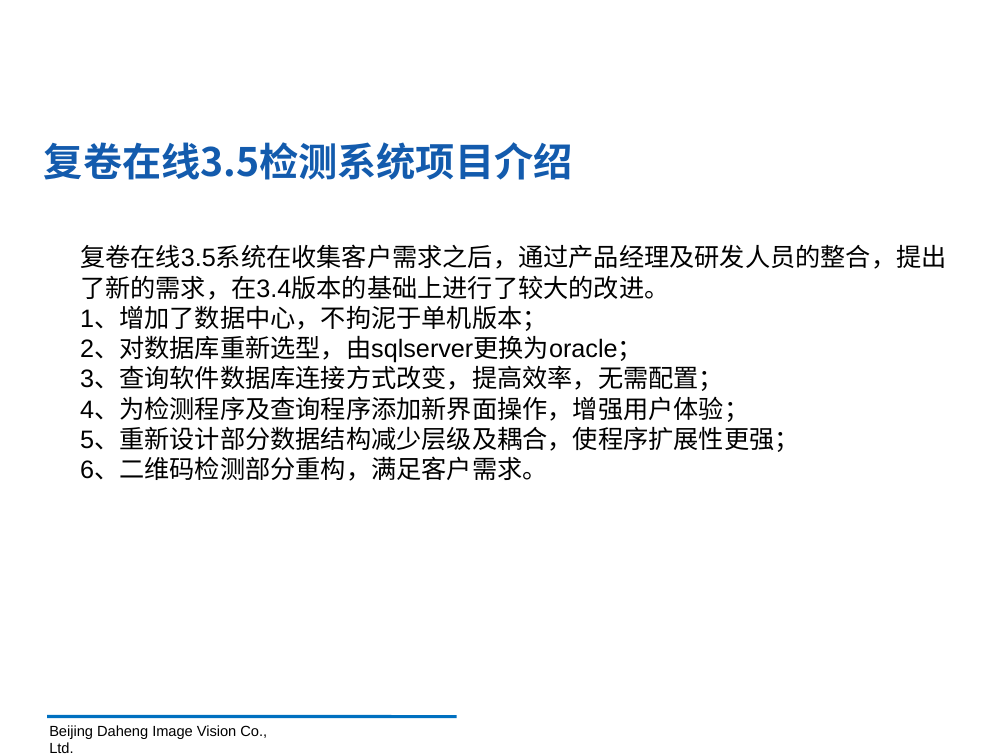
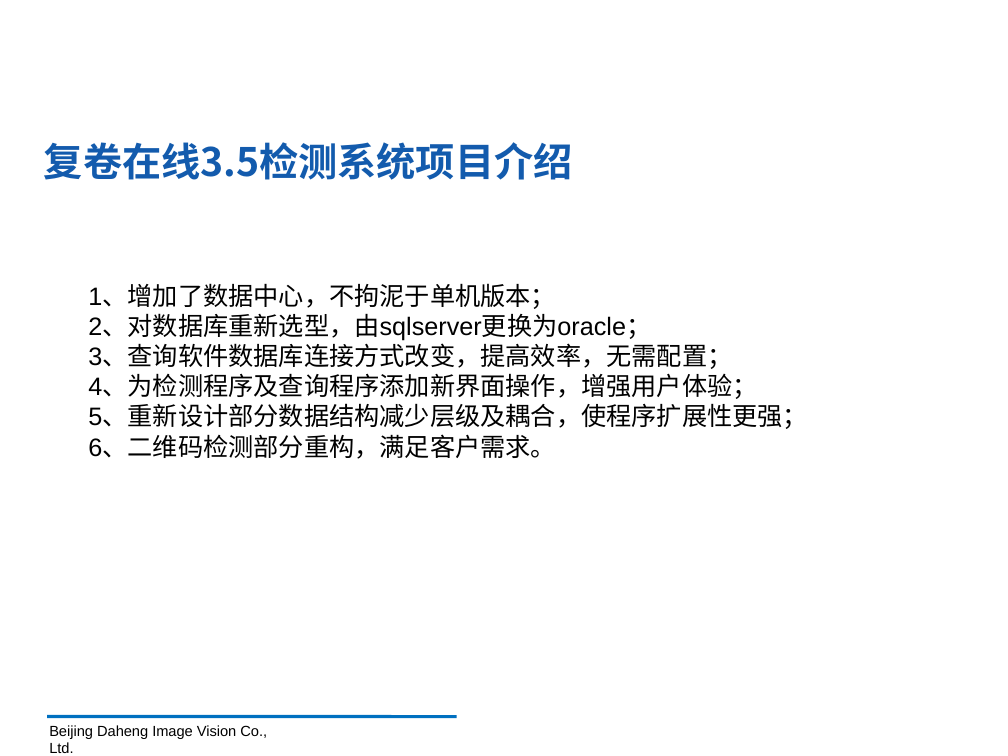
Before and after one commit to sabercc0805/daheng, a slide deck: slide 6 of 研发工程师述职报告PPT-张赵浩然-2018.pptx (slide 5 before the commit). Drawn at 1008x756 pixels with LibreOffice and Linux fonts; fonts in the diff are those of the drawing; background and template pictures are left out. Boxes give left, top, right and bottom in pixels: in the first picture for what was removed or moved away, otherwise in the second. Text is boxed around its words. In the diff, an @@ line names an element or a change of style, - is before the commit and + after.

```diff
--- a/研发工程师述职报告PPT-张赵浩然-2018.pptx
+++ b/研发工程师述职报告PPT-张赵浩然-2018.pptx
@@ text at (80, 244, 947, 300): paragraph removed @@
-复卷在线3.5系统在收集客户需求之后，通过产品经理及研发人员的整合，提出了新的需求，在3.4版本的基础上进行了较大的改进。
@@ text "1、增加了数据中心，不拘泥于单机版本；": place and size @@
-text "1、增加了数据中心，不拘泥于单机版本；" at (80, 244, 947, 481)
+text "1、增加了数据中心，不拘泥于单机版本；" at (88, 284, 808, 459)
```
Also in this commit, not shown: 3 other slides changed, 5 slides added, 2 slides removed.
